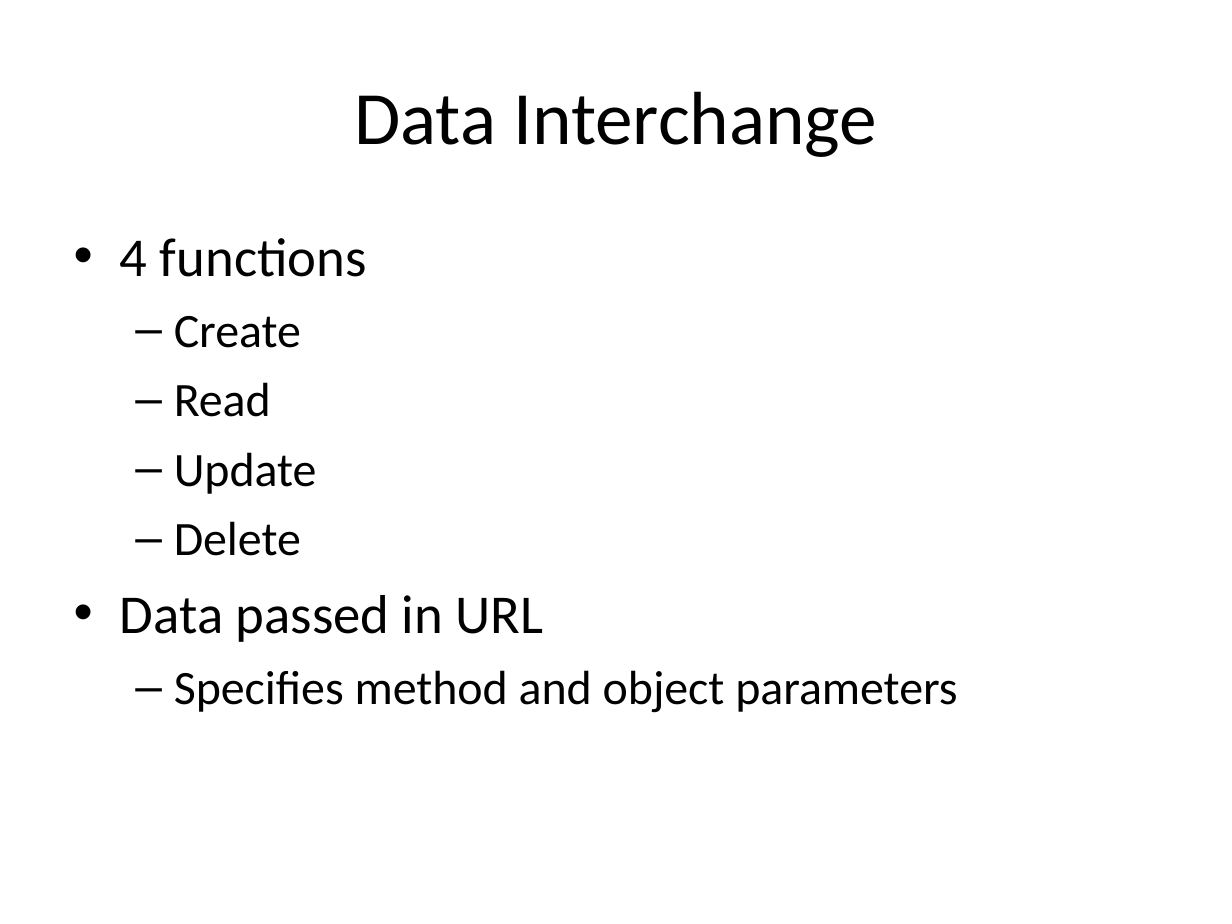
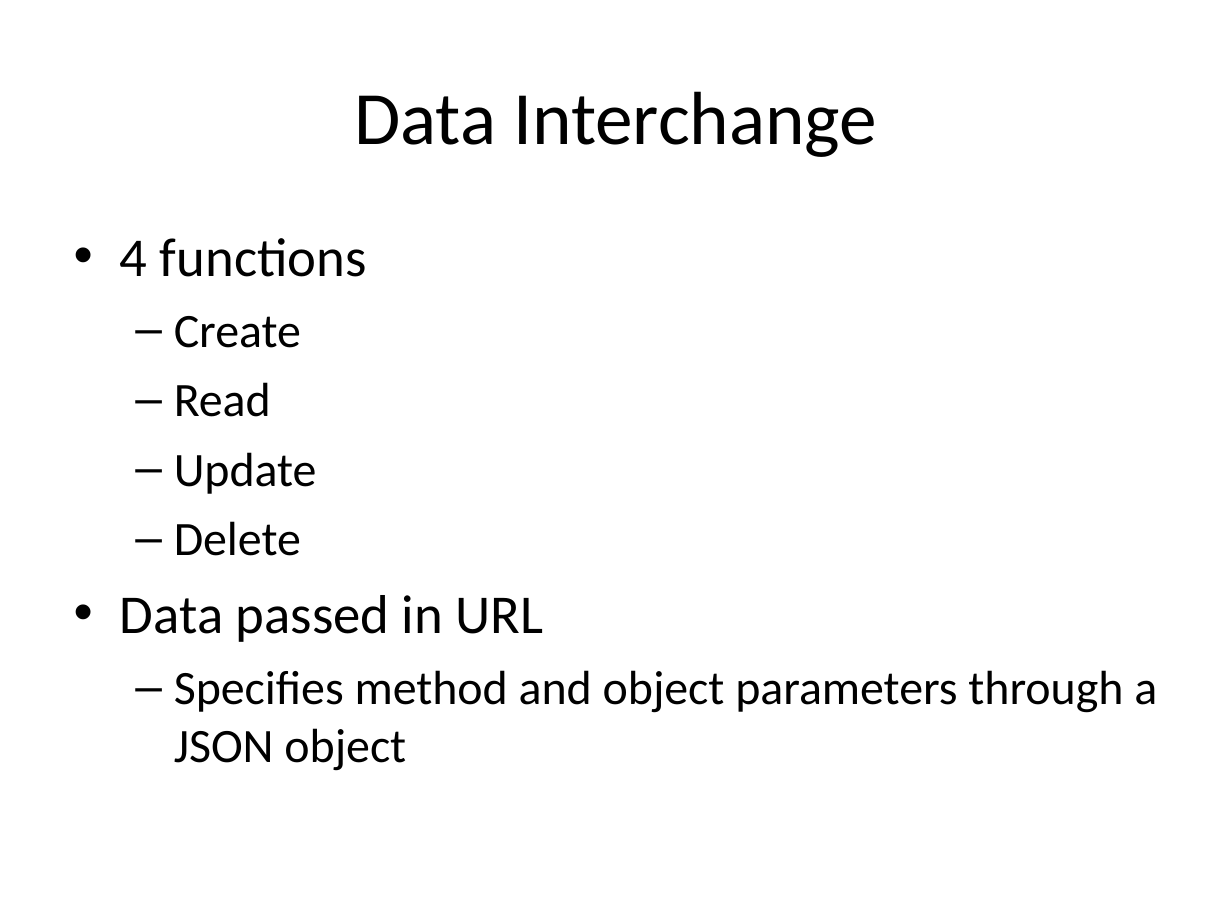
Before and after one commit to aajackson/Creepers, a slide deck: slide 7 of Documentation/MyFavs Presentation.ppt. Drawn at 1232x924 pixels with LibreOffice and Linux fonts; fonts in the diff are those of the drawing. Boxes give left, top, right and bottom in pixels: in the first picture for what was removed or moved away, otherwise in the second. Text is boxed around its words. In the diff, an @@ line names an element or a change of style, - is before the commit and + after.

Commit message:
updated powerpoint

```diff
--- a/Documentation/MyFavs Presentation.ppt
+++ b/Documentation/MyFavs Presentation.ppt
@@ text at (x1=174, y1=670, x2=1157, y2=771): text changed @@
-  – Specifies method and object parameters
+  – Specifies method and object parameters through a JSON object
```
Also in this commit, not shown: 1 other slide changed, 1 slide added, 1 slide removed, 8 other files.
